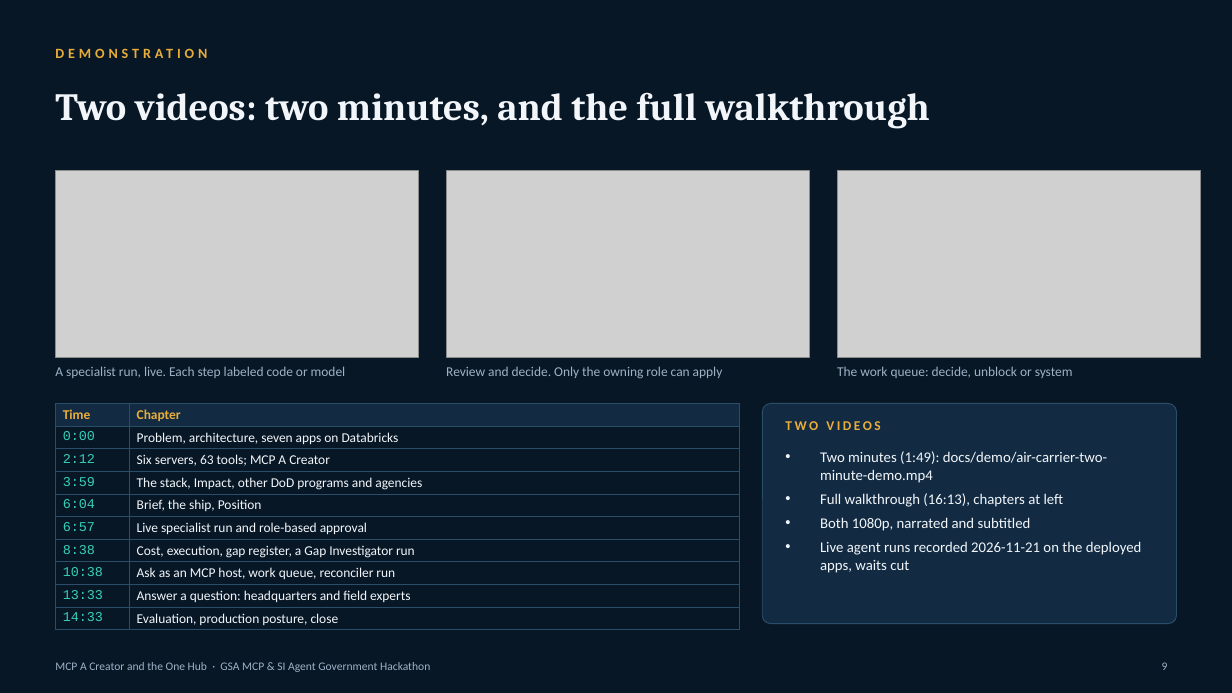
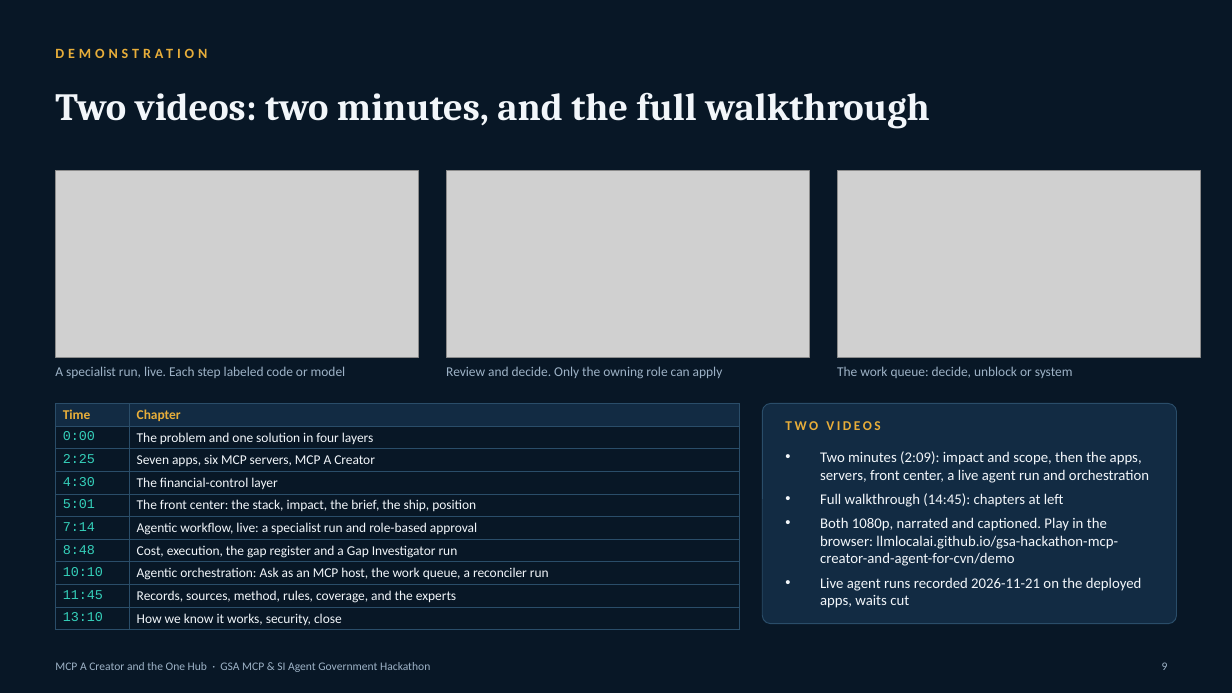
Before and after one commit to gsa-mcp-hackathon/gsa-hackathon-mcp-creator-and-agent-for-air-carrier, a slide deck: slide 9 of docs/submission/mcp-a-creator-one-hub-deck.pptx. Drawn at 1232x693 pixels with LibreOffice and Linux fonts; fonts in the diff are those of the drawing; grey boxes stand for pictures. Boxes give left, top, right and bottom in pixels: in the first picture for what was removed or moved away, otherwise in the second. Text is boxed around its words. In the diff, an @@ line names an element or a change of style, - is before the commit and + after.

```diff
--- a/docs/submission/mcp-a-creator-one-hub-deck.pptx
+++ b/docs/submission/mcp-a-creator-one-hub-deck.pptx
@@ table at box(55, 404, 739, 629) @@
-row 2, column 2: Problem, architecture, seven apps on Databricks
+row 2, column 2: The problem and one solution in four layers
-row 3, column 1: 2:12
+row 3, column 1: 2:25
-row 3, column 2: Six servers, 63 tools; MCP A Creator
+row 3, column 2: Seven apps, six MCP servers, MCP A Creator
-row 4, column 1: 3:59
+row 4, column 1: 4:30
-row 4, column 2: The stack, Impact, other DoD programs and agencies
+row 4, column 2: The financial-control layer
-row 5, column 1: 6:04
+row 5, column 1: 5:01
-row 5, column 2: Brief, the ship, Position
+row 5, column 2: The front center: the stack, impact, the brief, the ship, position
-row 6, column 1: 6:57
+row 6, column 1: 7:14
-row 6, column 2: Live specialist run and role-based approval
+row 6, column 2: Agentic workflow, live: a specialist run and role-based approval
-row 7, column 1: 8:38
+row 7, column 1: 8:48
-row 7, column 2: Cost, execution, gap register, a Gap Investigator run
+row 7, column 2: Cost, execution, the gap register and a Gap Investigator run
-row 8, column 1: 10:38
+row 8, column 1: 10:10
-row 8, column 2: Ask as an MCP host, work queue, reconciler run
+row 8, column 2: Agentic orchestration: Ask as an MCP host, the work queue, a reconciler run
-row 9, column 1: 13:33
+row 9, column 1: 11:45
-row 9, column 2: Answer a question: headquarters and field experts
+row 9, column 2: Records, sources, method, rules, coverage, and the experts
-row 10, column 1: 14:33
+row 10, column 1: 13:10
-row 10, column 2: Evaluation, production posture, close
+row 10, column 2: How we know it works, security, close
@@ text at box(820, 451, 1149, 566): text changed @@
-• Two minutes (1:49): docs/demo/air-carrier-two-minute-demo.mp4
-• Full walkthrough (16:13), chapters at left
-• Both 1080p, narrated and subtitled
+• Two minutes (2:09): impact and scope, then the apps, servers, front center, a live agent run and orchestration
+• Full walkthrough (14:45): chapters at left
+• Both 1080p, narrated and captioned. Play in the browser: llmlocalai.github.io/gsa-hackathon-mcp-creator-and-agent-for-cvn/demo
```
Also in this commit, not shown: 1 other slide changed, 13 other files.
